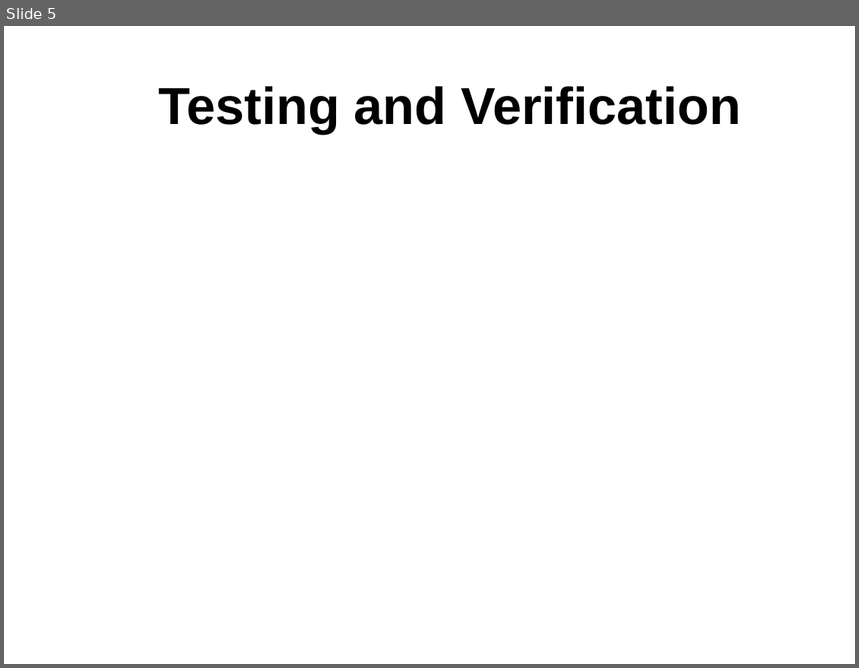
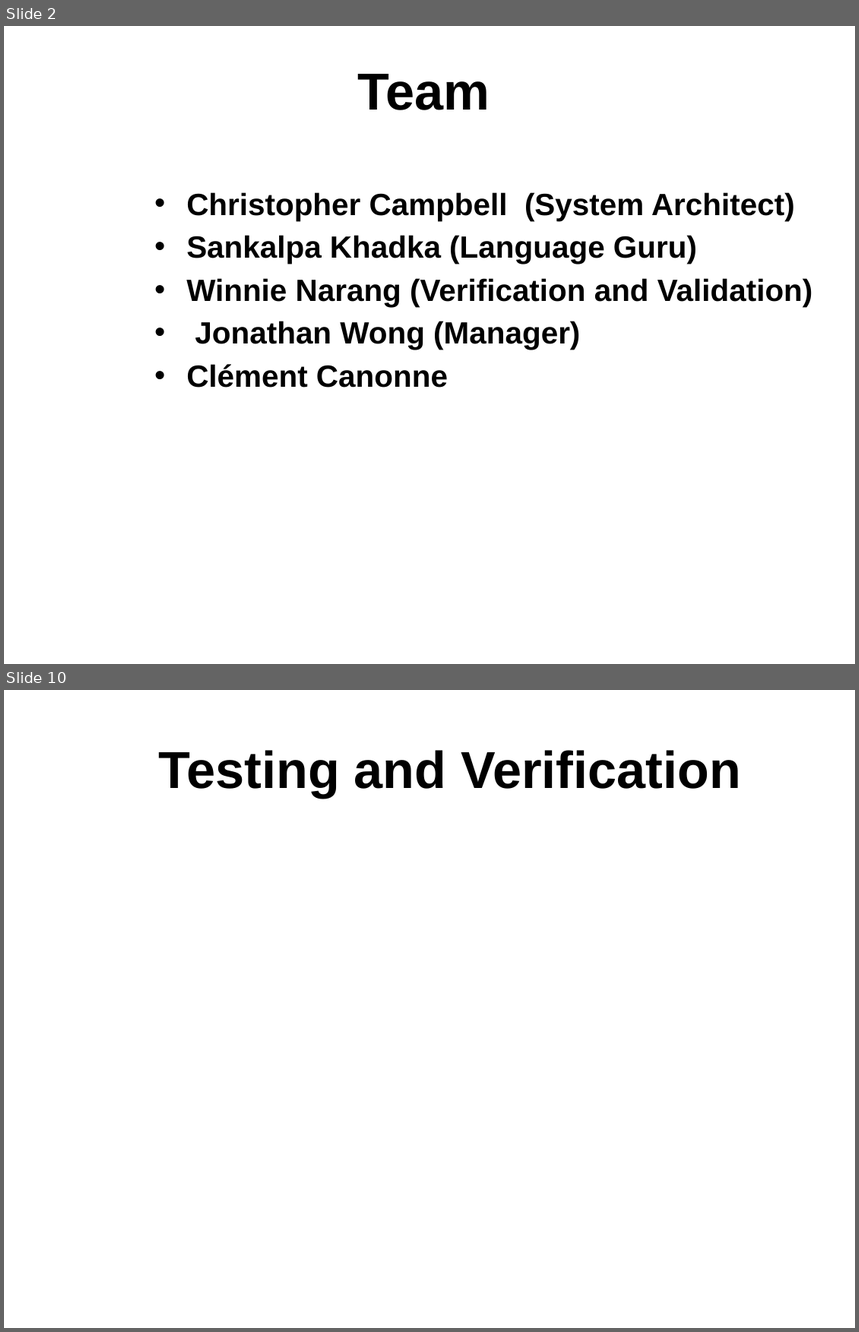
Before and after one commit to sdk21/PLT, a slide deck: Demo/Qlang.pptx. Shown one above the other, each under a label of ours: slide 5 before the commit, slides 2 and 10 after it; the slides between them are not shown. The pictures are 859x668 and 859x1332 pixels, drawn with LibreOffice and Linux fonts; fonts in the diff are those of the drawing; background and template pictures are left out. Boxes give left, top, right and bottom in pixels: in the first picture for what was removed or moved away, otherwise in the second. Text is boxed around its words. In the diff, an @@ line names an element or a change of style, - is before the commit and + after.

```diff
--- a/Demo/Qlang.pptx
+++ b/Demo/Qlang.pptx
@@ slide 2 added at (x1=4, y1=26, x2=855, y2=664), background picture (left out) @@
@@ title added at (x1=357, y1=74, x2=490, y2=110), 44 pt, text #000000, bold @@
+Team
@@ text added at (x1=186, y1=192, x2=813, y2=388), 26 pt, text #000000, bold @@
+• Christopher Campbell (System Architect)
+• Sankalpa Khadka (Language Guru)
+• Winnie Narang (Verification and Validation)
+• Jonathan Wong (Manager)
+• Clément Canonne
@@ what was slide 5 is now slide 10 @@
```
Also in this commit, not shown: 2 slides changed, 6 other slides added, 2 slides removed.
